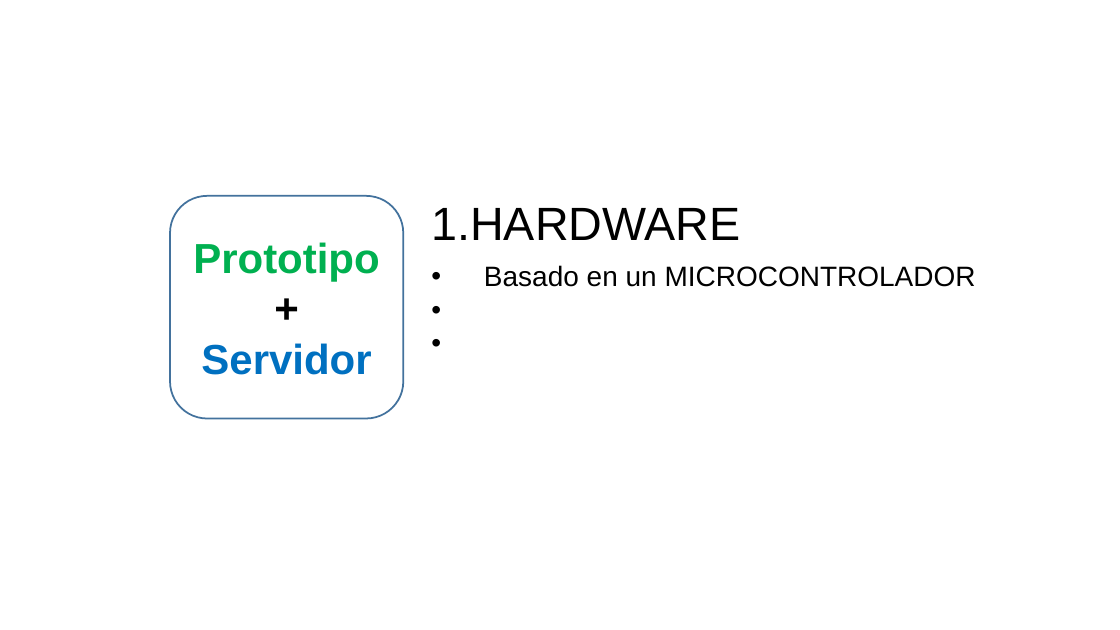
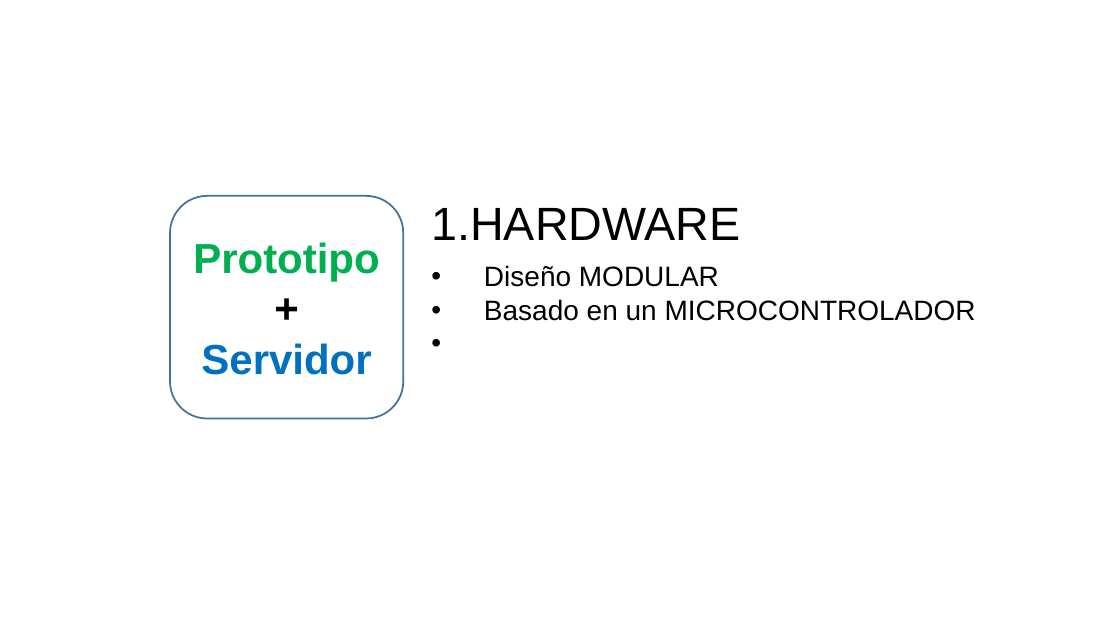
Before and after one commit to aludena18/Tesis, a slide deck: slide 11 of Telelocalización y Captura de Imágenes.pptx (slide 9 before the commit). Drawn at 1120x630 pixels with LibreOffice and Linux fonts; fonts in the diff are those of the drawing. Boxes give left, top, right and bottom in pixels: in the first picture for what was removed or moved away, otherwise in the second. Text is boxed around its words. In the diff, an @@ line names an element or a change of style, - is before the commit and + after.

```diff
--- a/Telelocalización y Captura de Imágenes.pptx
+++ b/Telelocalización y Captura de Imágenes.pptx
@@ text at bbox=[484, 265, 719, 287]: paragraph added @@
+• Diseño MODULAR
```
Also in this commit, not shown: 3 other slides changed, 3 slides added, 1 other file.
